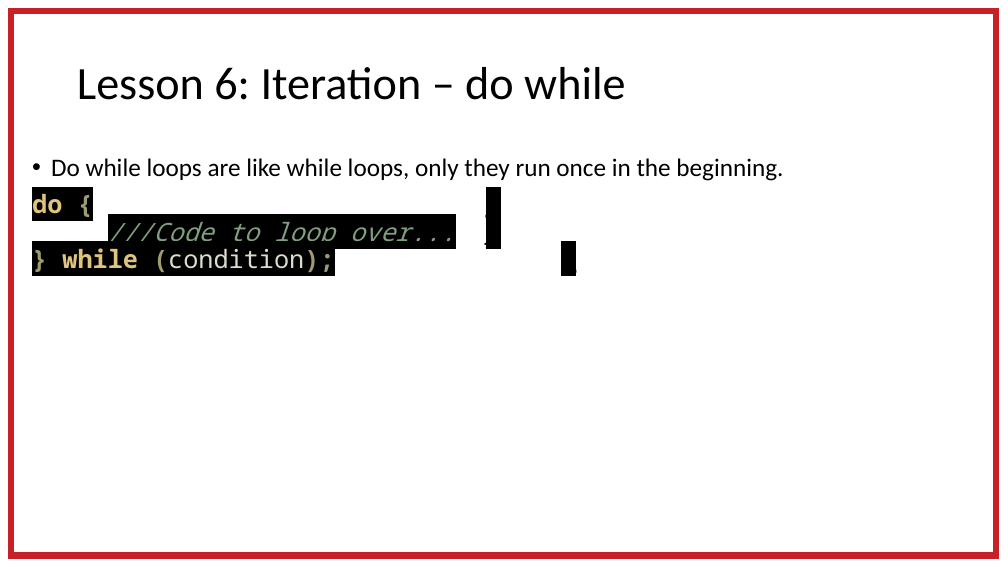
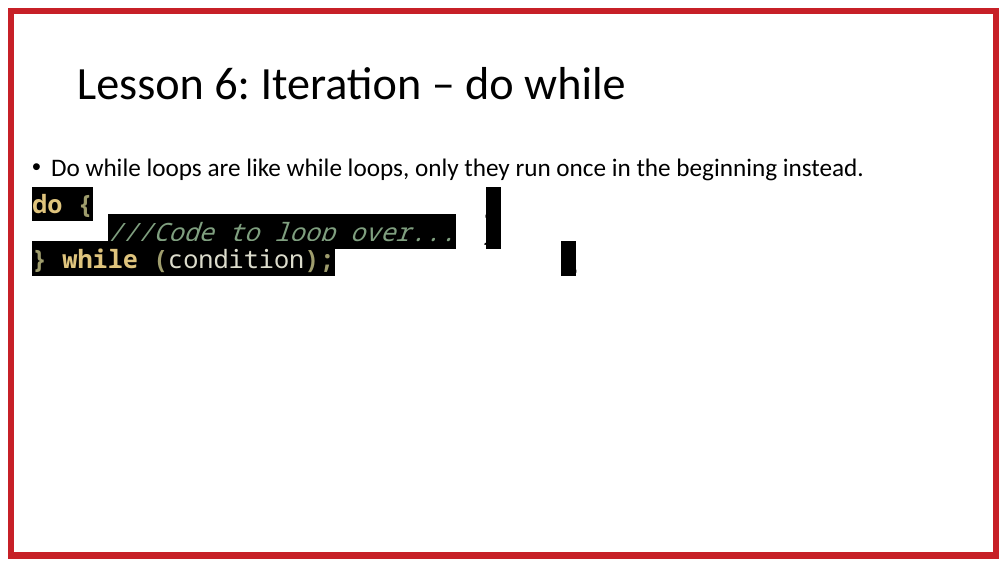
Before and after one commit to Team4613-BarkerRedbacks/Programming-Java-Guide, a slide deck: slide 5 of Programming workshops powerpoints/Programming workshop 2.5.pptx. Drawn at 1008x567 pixels with LibreOffice and Linux fonts; fonts in the diff are those of the drawing. Boxes give left, top, right and bottom in pixels: in the first picture for what was removed or moved away, otherwise in the second. Text is boxed around its words. In the diff, an @@ line names an element or a change of style, - is before the commit and + after.

Commit message:
Add 2.6 pptx

```diff
--- a/Programming workshops powerpoints/Programming workshop 2.5.pptx
+++ b/Programming workshops powerpoints/Programming workshop 2.5.pptx
@@ text at (51, 158, 864, 181): text changed @@
-• Do while loops are like while loops, only they run once in the beginning.
+• Do while loops are like while loops, only they run once in the beginning instead.
```
Also in this commit, not shown: 1 other file.
